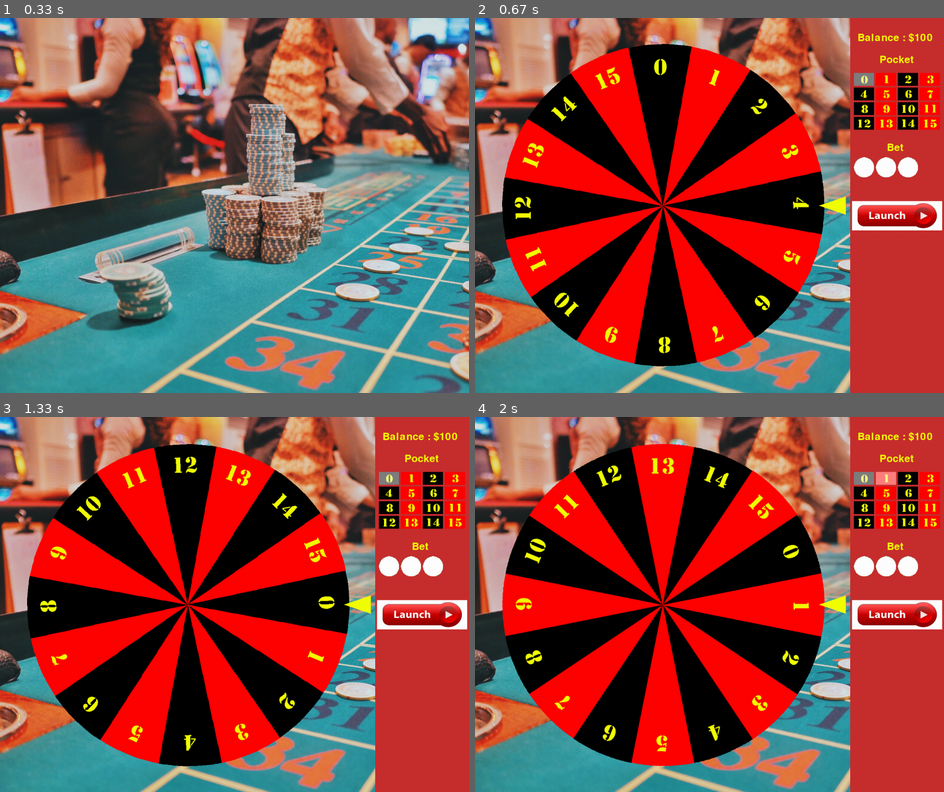
Above: before the commit, frames 1-4 (two rows, left to right).
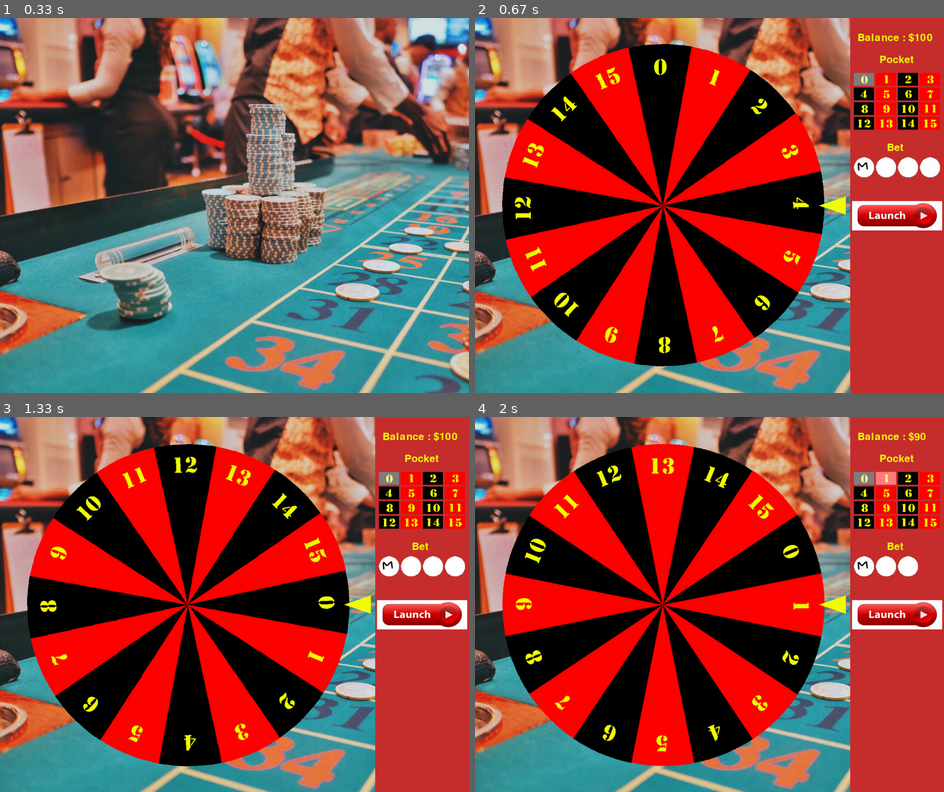
Above: after the commit, the same moments.

Repository: mehradn7/cryptocasino
Game: pygame game, started from main.py
Same seed, same stepped clock (60 frames per second), same inputs: the game is played once before the commit and once after it.
Inputs (mouse positions are in pixels of both pictures, inside the frame that each line leads up to):
- Up to frame 1 (0.33 s): no input
- Up to frame 2 (0.67 s): tap F1 at 0.33 s
- Up to frame 3 (1.33 s): tap Space at 0.67 s
- Up to frame 4 (2 s): click (864, 477) at 1.65 s

Frame 1 is identical in both runs. In frame 2, 0.2% of the frame differs, in the area x 81-100%, y 37-43%; in frame 3, 0.2%; in frame 4, less than 0.1%.

Commit message:
added basic bet buttons, betting effective

Diff:
--- a/events.py
+++ b/events.py
@@ -1,5 +1,5 @@
 import pygame
-import rng.randomNumber as randomNumber
+
 import model
 
 # A class that manages all the events occuring throughout the game
@@ -8,8 +8,7 @@
     def __init__(self, windowManager, prngMode = "lfsr"):
         self.state = "Menu"
         self.windowManager = windowManager
-        self.prng = randomNumber.PRNG(prngMode)
-        self.modele = model.Model()
+        self.modele = model.Model(prngMode)
 
 
     def manageEvent(self, event):
@@ -28,32 +27,53 @@
         if (event.type == pygame.KEYDOWN and event.key == pygame.K_ESCAPE):
             self.state = "Menu"
             self.windowManager.initMainMenu()
+            # BUG : REDESSINER LA ROUE CORRECTEMENT
 
         if (event.type == pygame.KEYDOWN and event.key == pygame.K_SPACE):
             self.state = "Rolling"
-            nextValue = self.prng.randomNumber_4bits()
-            print("Next", nextValue)
-            self.windowManager.roll(nextValue, self.modele)
-            self.modele.tour(nextValue)
+
+            self.modele.compute_next_value()
+            print("Next", self.modele.nextValue)
+            self.windowManager.roll(self.modele)
+            self.modele.play_turn()
+            self.modele.mise = 10
             self.windowManager.blitSideMenu(self.modele)
-            pygame.event.clear() # clear all events that happened while the wheel was rolling
-            self.state = "Roulette"
+
+            # check if game is over
+            if (self.modele.balance <= 0):
+                print("GAME OVER")
+                #to do restart game
+            else:
+                pygame.event.clear() # clear all events that happened while the wheel was rolling
+                self.state = "Roulette"
+
+            pygame.display.flip()
 
         if (event.type == pygame.MOUSEBUTTONDOWN):
 
             # handle click to update the model (pocket_sprites)
-            for button in self.windowManager.pocket_sprites.sprites():
-                if button.rect.collidepoint(event.pos):
-                    self.modele.caseChosen(button.pocketNumber)
+            for pocket_button in self.windowManager.pocket_sprites.sprites():
+                if pocket_button.rect.collidepoint(event.pos):
+                    self.modele.caseChosen(pocket_button.pocketNumber)
 
             # handle click to update the model (bet_sprites)
+            for bet_button in self.windowManager.bet_sprites:
+                if bet_button.rect.collidepoint(event.pos):
+                    self.modele.miseChosen(bet_button.betValue)
+
 
             # update pictures depending on the model
-            for button in self.windowManager.pocket_sprites.sprites():
-                button.update_picture(self.modele)
+            for pocket_button in self.windowManager.pocket_sprites.sprites():
+                pocket_button.update_picture(self.modele)
+            for bet_button in self.windowManager.bet_sprites:
+                bet_button.update_picture(self.modele)
 
             # refresh view
             self.windowManager.pocket_sprites.draw(self.windowManager.window)
+            for sprite in self.windowManager.bet_sprites:
+                if sprite.betValue <= self.modele.balance: # draw the bet sprite only if the player has sufficient money
+                    self.windowManager.window.blit(sprite.image, sprite.rect)
+
             pygame.display.flip()
 
         if (event.type == pygame.MOUSEMOTION):
--- a/model.py
+++ b/model.py
@@ -1,10 +1,16 @@
+import rng.randomNumber as randomNumber
+
 # A class describing the model of the game
+class Model:
+    bet_values = [10, 20, 50, 100]
 
-class Model:
-    def __init__(self):
+    def __init__(self, prng_mode = "lfsr"):
         self.balance = 100
         self.mise = 10
         self.case = 0
+
+        self.prng = randomNumber.PRNG(prng_mode)
+        self.nextValue = -1
 
     def caseChosen(self, caseNumber):
         self.case = caseNumber
@@ -12,7 +18,13 @@
     def miseChosen(self, mise):
         self.mise = mise
 
-    def tour(self, caseSortie):
-        if self.case == caseSortie:
+    def play_turn(self):
+        if self.case == self.nextValue:
             self.balance += self.mise * 15
+        else:
+            self.balance -= self.mise
         print("Balance :", self.balance)
+
+    def compute_next_value(self):
+        self.nextValue = self.prng.randomNumber_4bits()
+        return self.nextValue
--- a/params.py
+++ b/params.py
@@ -18,4 +18,4 @@
 images_buttons_normal = ["images/{}.png".format(i) for i in range(16)]
 images_buttons_clicked = ["images/{}down.png".format(i) for i in range(16)]
 images_mises_normal = ["images/jeton1.png" for i in range(4)]
-images_mises_clicked = ["images/jeton1.png" for i in range(4)]
+images_mises_clicked = ["images/jeton2.png" for i in range(4)]
--- a/view/interface.py
+++ b/view/interface.py
@@ -37,14 +37,14 @@
         pygame.display.flip()
 
     def createPocketButton(self, modele, i, j):
-        pocketNumber = 4*i+j
-        button = pocketbutton.PocketButton(height + 10 + 60*j, 150 + 40*i, 55, 35,self.list_images_buttons_normal[pocketNumber],
+        pocketNumber = 4*i+j # row i, column j
+        button = pocketbutton.PocketButton(height + 10 + 60*j, 150 + 40*i, 55, 35, self.list_images_buttons_normal[pocketNumber],
         self.list_images_buttons_clicked[pocketNumber], self.list_images_buttons_clicked[pocketNumber], pocketNumber)
         self.pocket_sprites.add(button)
         button.update_picture(modele)
 
     def createBetButton(self, modele, value, i):
-        button = betbutton.BetButton(height + 10 + 60*i, 380, 55, 55,self.list_images_mises_normal[i],
+        button = betbutton.BetButton(height + 10 + 60*i, 380, 55, 55, self.list_images_mises_normal[i],
         self.list_images_mises_clicked[i], self.list_images_mises_clicked[i], value)
         self.bet_sprites.append(button)
         button.update_picture(modele)
@@ -57,9 +57,8 @@
             for j in range(4):
                 self.createPocketButton(modele, i, j)
         # betButtons
-        betValues = [10, 20, 100, 200]
         for i in range(4):
-            self.createBetButton(modele, betValues[i], i)
+            self.createBetButton(modele, modele.bet_values[i], i)
 
 
         self.blitSideMenu(modele)
@@ -84,11 +83,14 @@
         launchButton = pygame.image.load(image_launchbutton).convert_alpha()
         self.window.blit(launchButton, (height + 5, 500))
 
-        # draw button sprites
+        # draw pocket sprites
         self.pocket_sprites.draw(self.window)
-        for spr in self.bet_sprites:
-            if spr.betValue <= modele.balance:
-                self.window.blit(spr.image, spr.rect)
+
+        # draw bet sprites
+        for sprite in self.bet_sprites:
+            if sprite.betValue <= modele.balance: # draw the bet sprite only if the player has sufficient money
+                sprite.update_picture(modele)
+                self.window.blit(sprite.image, sprite.rect)
 
 
 
@@ -106,10 +108,10 @@
     def blitArrow(self):
         self.window.blit(self.arrow, (wheelShift + wheelDiameter - arrowSide,(height-arrowSide)/2))
 
-    def roll(self, nextValue, modele):
+    def roll(self, modele):
         nbRot =  150
         init_angle = self.wheel.angle
-        end_angle = ((nextValue - 4)%16)* 360/16
+        end_angle = ((modele.nextValue - 4)%16)* 360/16
 
         time = numpy.linspace(0,numpy.pi/2, nbRot)
         angle_values = [numpy.sin(x) for x in time]
Binary file added: images/jeton2.png
